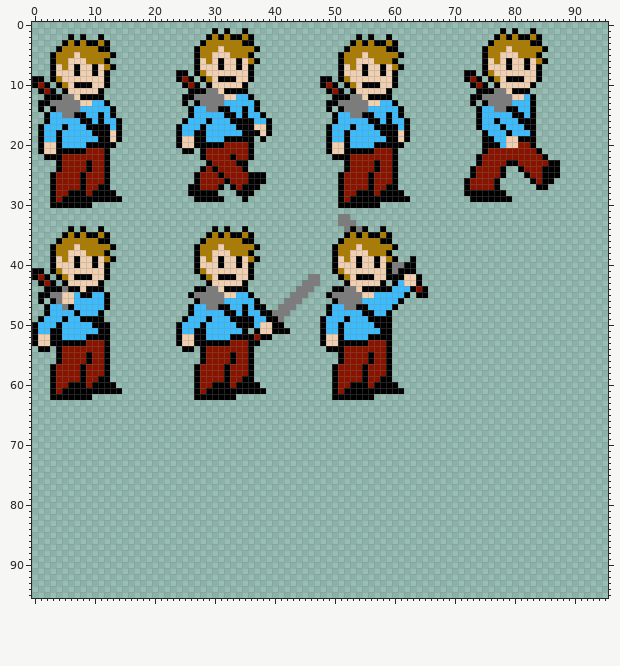
Edited in one commit: sprite sheet (client/src/components/Player/Player3.png). This is how it looked before the edit.
The file is 288x288 pixels, drawn in blocks of 3x3; one block is one cell here. Colours within 5 levels of each other are drawn and written as one.
The result:
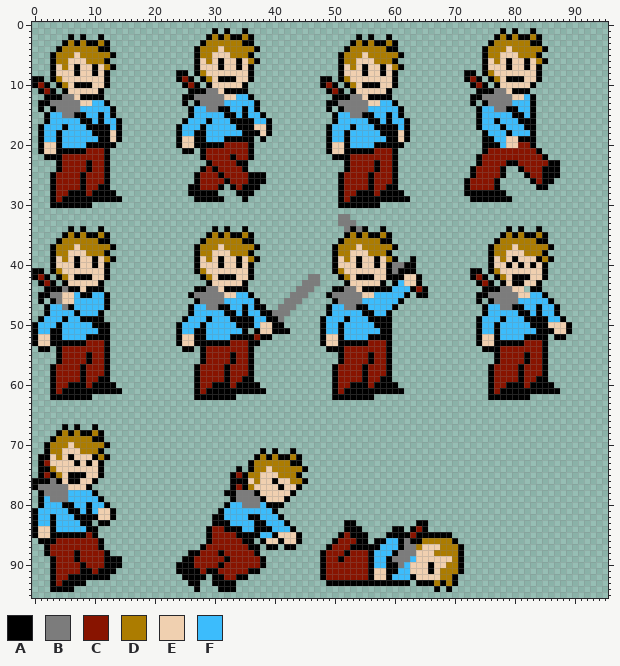
Palette (. is transparent): A #000000  B #7c7c7c  C #881400  D #ac7c00  E #f0d0b0  F #3cbcfc
Change:
Changed rows in their new state; - is an unchanged pixel.
first column x 73:
34 ------A-A--A-----
35 -----ADADAADA----
36 ----ADDDDDDAA----
37 ---ADDDEDDDDDA---
38 ---ADDEEEDDDA----
39 ---AEDEAEEEADA---
40 ---AEEAEAEAEA----
41 AA-ADEEEEEEEA----
42 ACA-ADEAAAEEA----
43 -ACA-AEAAEEA-----
44 --AAABBEE-AA-----
45 -AABBBBBEEFFA----
46 -A-ABBBBFFFFFA---
47 --AFFBBAAFFAFFA--
48 --AFFFFFAAFAFFA--
49 -AFFFAFFFAAAAFFA-
50 -AFFAFFFFFAAAEEEA
51 -AFFAFFFFFFAAAEEA
52 -AEEAFFFFAAAA-AA-
53 -AEEAAAAACCCA----
54 --AAACCCCCCCA----
55 ----ACCCCACCA----
56 ----ACCCCACCA----
57 ---ACCCCACCCA----
58 ---ACCCCACCCA----
59 ---ACCCCACCAA----
60 ---ACCAAACAAAA---
61 ---ACAAAAAAAAAA--
62 ---AAAAAAA-------
first column x 0:
67 -----A-A--A-------------------------------------------------------------
68 ----ADADAADA------------------------------------------------------------
69 ---ADDDDDDAA------------------------------------------------------------
70 --ADDDEDDDDDA-----------------------------------------------------------
71 --ADDEEEDDDA--------------------------A-A--A----------------------------
72 -AAEDEAEEEADA------------------------ADADAADA---------------------------
73 -ACEEEEAEAEA------------------------ADDDDDDAA---------------------------
74 -AADEEEEEEEA----------------------A-ADDEDDDDDA--------------------------
75 -ACADEAAAEEA---------------------ACADDEEEDDDA---------------------------
76 AAABAEAAEEA----------------------AAAEDEEAEEDDA--------------------------
77 ABBBBBEEEA-----------------------ACADEEEEAEEA---------------------------
78 -ABBBBFFFFA---------------------AABBBAEEEEEA----------------------------
79 -AFBBBFFFFFA---------------------ABBBBAEEEA-----------------------------
80 -AFFFAAFFAFFA-------------------AFFBBBFAAA------------------------------
81 AFFFFFAAFAFEEA-----------------AFFFFFFFFA-------------------------------
82 AFFAFFFAAAAEEA----------------AAFFFFAAFFFA------------------------------
83 AFFAFFFFAA-AA-----------------AAAFFFFAAFFFA---------AA----------AA------
84 AEEAFFFFFAA------------------ACCAAAFFAAAFFFA--------AAA-----AA-ACA------
85 AEEAAAAAACA------------------ACCCCAAAAFFAEEEA------ACAAA---AAAACAAAAAA--
86 -AAACCCCCCCA-----------------ACCCCCAA-AEEAEEA-----ACCCAA-AAFFABAADDDDDA-
87 --ACCCCCCCCA----------------ACCCCCCCAA-AA-AA-----ACCCAAAAAFFFABBDEEEDDDA
88 --ACCCCACCCCA-------------AACCCACCCCCA----------ACCCACCCAFFFABBBEEEDDDDA
89 ---ACCCACCCCAAA----------AACCCCCACCCCCA---------ACCACCCCAFFABBBFEEEEEEDA
90 ---ACCCCACCCAAA---------AAACCCCACCCCCCA---------ACCCCCCCAFFAABFEEEAEEDDA
91 ---ACCCCAACAAA----------AAAACAACCCCCAA----------ACCCCCCCAEEAAFFEEEAEDDDA
92 ---ACCAAAAAAA------------AAAA-AACCAA------------ACCCCCCCAEEAFFFAEEEEDDA-
93 ---ACAAAA-----------------AA--AAAA---------------AAAAAAAAAAAAAA-AAADADA-
94 ---AAAA--------------------A---AAA---------------------------------A-A--
Boxes around the changes in both pictures, in picture pixels (x1, y1, x2, y2):
added: (470, 226, 572, 400)
added: (32, 424, 122, 592)
added: (176, 448, 308, 592)
added: (320, 520, 464, 592)
